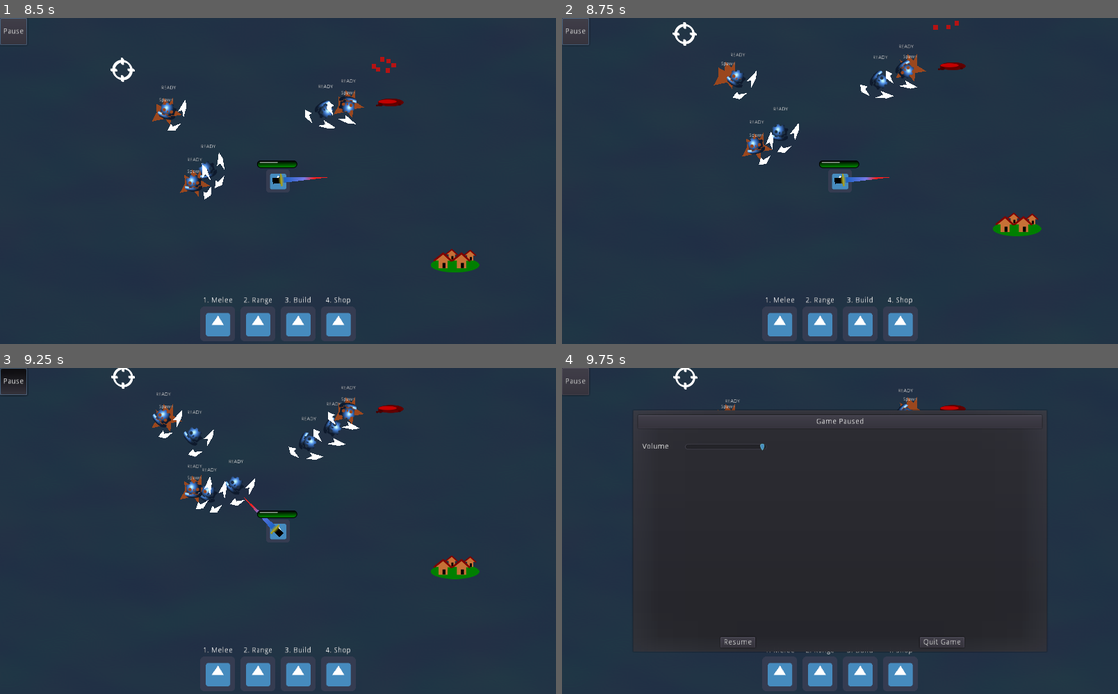
Above: before the commit, frames 1-4 (two rows, left to right).
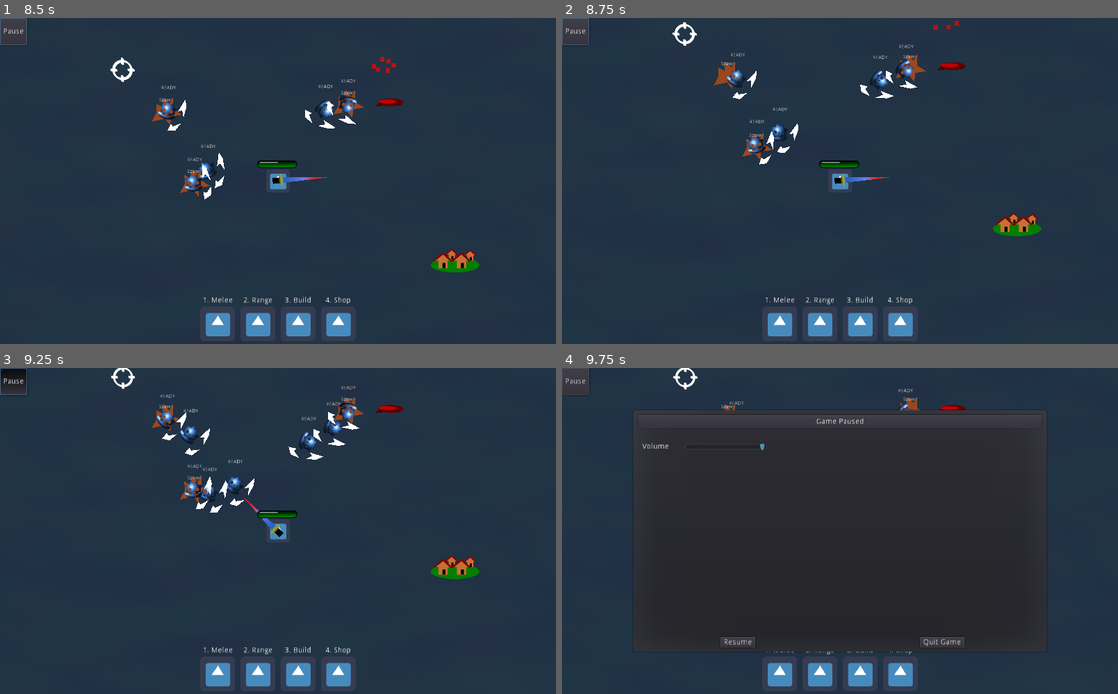
Above: after the commit, the same moments.

Repository: smclaughlan/GWJ52
Game: Godot game, scene res://Main.tscn
Two runs of this game, one before a commit and one after it. Both use one fixed random seed, a clock stepped at 60 frames per second and the inputs below. The engine's default icon, where the game draws it, is replaced by a stand-in: a white triangle on a blue panel in a dark square.
Inputs (mouse positions are in pixels of both pictures, inside the frame that each line leads up to):
- Up to frame 1 (8.5 s): click "Play" at 0.5 s; click (216, 324) at 1.27 s; click "Pause" at 2 s; click "Resume" at 2.75 s; move the mouse to (400, 164) at 3.52 s; hold Space (right_hand) 3.53-4.28 s; tap G (build) every 0.75 s from 3.6 to 8.1 s; move the mouse to (166, 197) at 4.27 s; hold Down (ui_down) 4.28-5.03 s; tap Enter at 5 s; move the mouse to (333, 109) at 5.02 s; hold Space (right_hand) 5.03-5.78 s; move the mouse to (250, 246) at 5.77 s; hold Up (ui_up) 5.78-6.53 s; move the mouse to (444, 229) at 6.52 s; hold R (left_hand) 6.53-8.03 s; move the mouse to (111, 132) at 7.27 s; move the mouse to (305, 181) at 8.02 s; hold Down (ui_down) from 8.03 s (still down)
- Up to frame 2 (8.75 s): keep holding Down (ui_down)
- Up to frame 3 (9.25 s): move the mouse to (194, 449) at 8.77 s; release Down (ui_down) at 8.78 s; hold Space (right_hand) from 8.78 s (still down); tap G (build) at 8.85 s
- Up to frame 4 (9.75 s): move the mouse to (962, 514) at 9.52 s; release Space (right_hand) at 9.53 s; hold Up (ui_up) from 9.53 s (still down); tap G (build) at 9.6 s

Frame 1 is identical in both runs. In frame 2, 0.2% of the frame differs, in the area x 33-43%, y 27-45%; in frame 3, 0.6%, in the area x 27-46%, y 7-45%; in frame 4, less than 0.1%.

Commit message:
Adjust collision mask on enemies for now

Diff:
--- a/GodotProject/Scenes/Enemies/Creep.tscn
+++ b/GodotProject/Scenes/Enemies/Creep.tscn
@@ -45,7 +45,7 @@
 
 [node name="Creep" type="KinematicBody2D" groups=["creeps", "enemies"]]
 collision_layer = 2
-collision_mask = 15
+collision_mask = 9
 collision/safe_margin = 1.0
 script = ExtResource( 2 )
 
